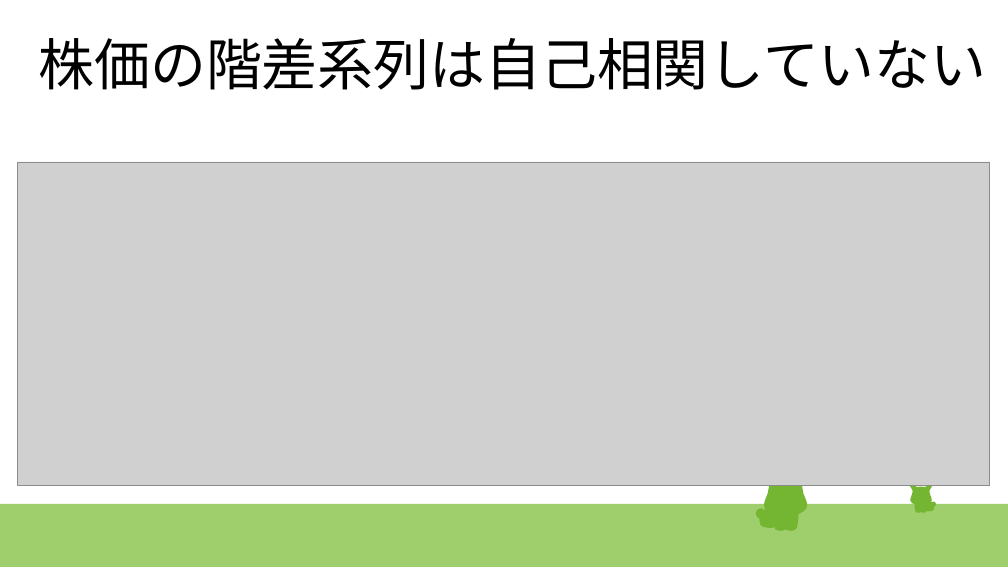
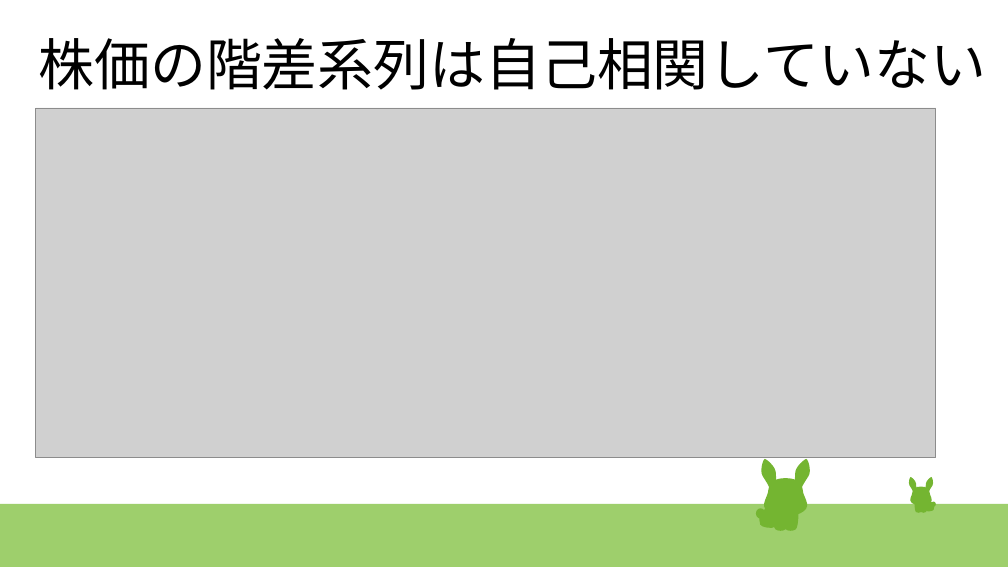
Before and after one commit to kawagashira/deepcraft, a slide deck: slide 8 of time_series/time_series.pptx (slide 7 before the commit). Drawn at 1008x567 pixels with LibreOffice and Linux fonts; fonts in the diff are those of the drawing; grey boxes stand for pictures. Boxes give left, top, right and bottom in pixels: in the first picture for what was removed or moved away, otherwise in the second. Text is boxed around its words. In the diff, an @@ line names an element or a change of style, - is before the commit and + after.

```diff
--- a/time_series/time_series.pptx
+++ b/time_series/time_series.pptx
@@ picture resized from (x1=18, y1=162, x2=991, y2=486) to (x1=36, y1=108, x2=936, y2=458) @@
@@ outline redrawn in 6 elements at (x1=765, y1=466, x2=777, y2=490), (x1=767, y1=484, x2=805, y2=516), (x1=770, y1=488, x2=781, y2=501), (x1=791, y1=488, x2=802, y2=501), (x1=927, y1=480, x2=932, y2=493), (x1=909, y1=477, x2=917, y2=493) @@
```
Also in this commit, not shown: 6 other slides changed, 3 slides added, 2 other files.
